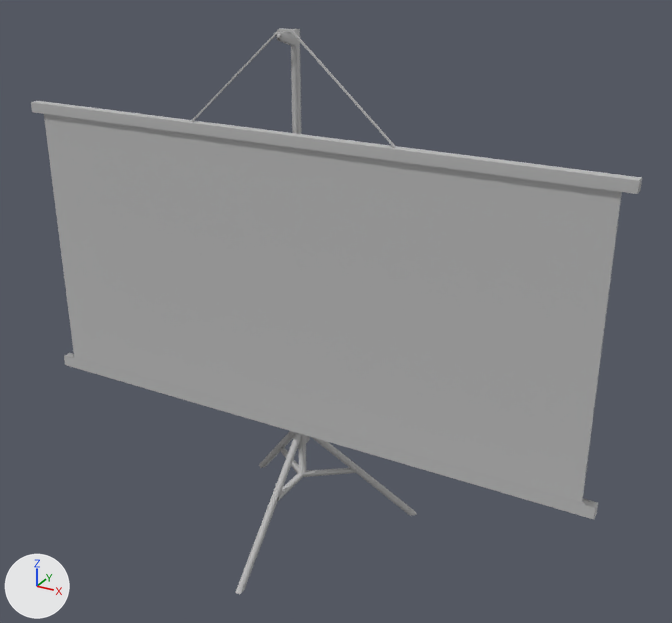
Renders of the FBX model Assets/StaticMeshes/Tonje/ProjectorScreen.fbx from each side of a commit.
Camera for both pictures: a 50 mm camera at (2.76, -4.55, 3.94) aimed at (0.26, -0.01, 1.67). The lights are fixed; the arrows at lower left show +X, +Y and +Z. Where no turn or scale is listed for an object, it has been applied to the vertices.

Names of what the first picture shows: 'ProjectorScreen'.
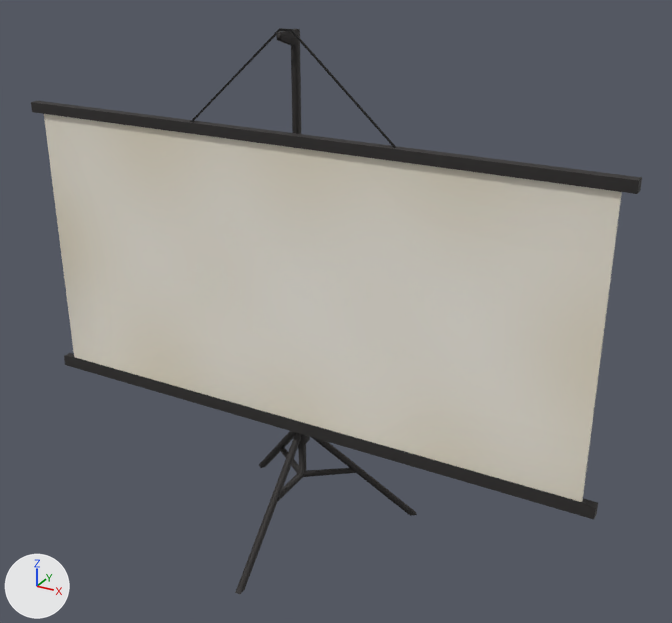
Location of each change, (x1, y1, x2, y2) in pixels of the pictures (672 x 623 px):
'ProjectorScreen', surface changed
    both: (31, 28, 642, 594)

The change, as a diff of the scene's bpy script:
```diff
--- a/Assets/StaticMeshes/Tonje/ProjectorScreen.fbx.py
+++ b/Assets/StaticMeshes/Tonje/ProjectorScreen.fbx.py
@@ img_projectorscreentex_png @@
+img_projectorscreentex_png = load_image('ProjectorScreenTEX.png', '_unpacked/ProjectorScreenTEX.png', 2048, 2048, 'sRGB')
@@ mat_projectorscreenmat @@
 mat_projectorscreenmat = principled_material('ProjectorScreenMAT')
-mat_projectorscreenmat.base_color = (0.5, 0.5, 0.5)  # grey #bcbcbc
+mat_projectorscreenmat.texture = img_projectorscreentex_png
 mat_projectorscreenmat.roughness = 0.749
@@ me_mesh @@
 me_mesh.from_pydata(...)  # 124 vertices, 109 faces; spans x -1.95..1.95, y -0.99..0.28, z 0.0..3.31
 # used by ob_projectorscreen; location = (0.0, 0.19, 0.0)
+# me_mesh part 1: texture (UV) coordinates of 109 of 109 faces, centred in x -1.95..1.95, y -0.97..0.26, z 0.0..3.31, changed; they spanned u 0.0..1.0, v 0.0..1.0 and now span u 0.03..0.98, v 0.05..0.99
 me_mesh.materials.append(mat_projectorscreenmat)
```
